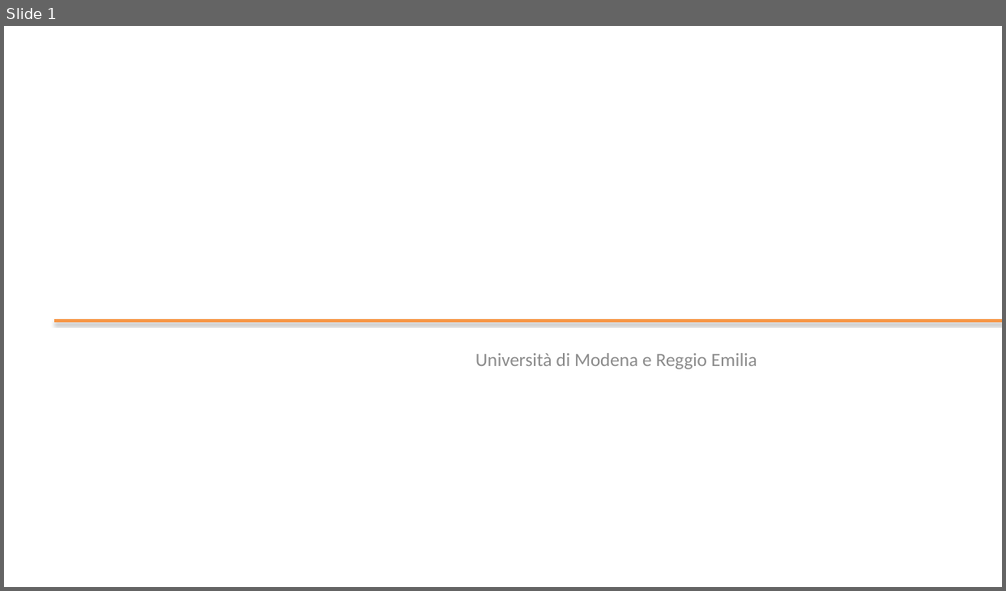
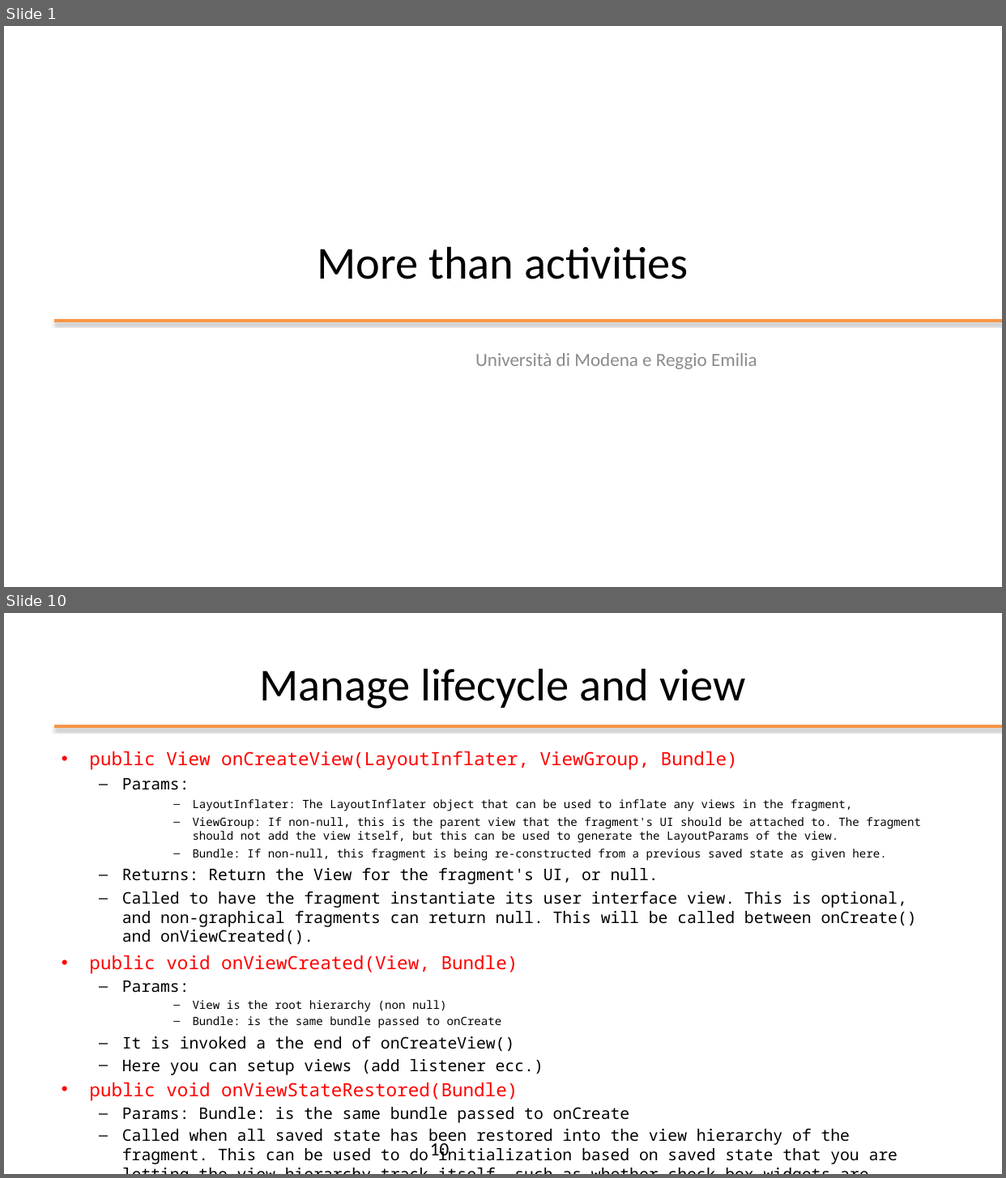
Before and after one commit to kevinmala00/ATTIVITA-PROGETTUALE, a slide deck: slides/05 - More than activities.pptx. Shown one above the other, each under a label of ours: slide 1 before the commit, slides 1 and 10 after it; the slides between them are not shown. The pictures are 1006x591 and 1006x1178 pixels, drawn with LibreOffice and Linux fonts; fonts in the diff are those of the drawing; background and template pictures are left out. Boxes give left, top, right and bottom in pixels: in the first picture for what was removed or moved away, otherwise in the second. Text is boxed around its words. In the diff, an @@ line names an element or a change of style, - is before the commit and + after.

```diff
--- a/slides/05 - More than activities.pptx
+++ b/slides/05 - More than activities.pptx
@@ slide 10 added at <box>4,613,1002,1174</box>, background #FFFFFF @@
@@ title added at <box>259,668,746,709</box>, 44 pt, text #000000 @@
+Manage lifecycle and view
@@ line added from (54, 726) to (1002, 726), #F79646 3 pt @@
@@ text added at <box>89,751,921,1165</box>, 15.4 pt, text #000000 @@
+• public View onCreateView(LayoutInflater, ViewGroup, Bundle)
+  – Params:
+      – LayoutInflater: The LayoutInflater object that can be used to inflate any views in the fragment,
+      – ViewGroup: If non-null, this is the parent view that the fragment's UI should be attached to. The fragment should not add the view itself, but this can be used to generate the LayoutParams of the view.
+      – Bundle: If non-null, this fragment is being re-constructed from a previous saved state as given here.
+  – Returns: Return the View for the fragment's UI, or null.
+  – Called to have the fragment instantiate its user interface view. This is optional, and non-graphical fragments can return null. This will be called between onCreate() and onViewCreated().
+• public void onViewCreated(View, Bundle)
+  – Params:
+      – View is the root hierarchy (non null)
+      – Bundle: is the same bundle passed to onCreate
+  – It is invoked a the end of onCreateView()
+  – Here you can setup views (add listener ecc.)
+• public void onViewStateRestored(Bundle)
+  – Params: Bundle: is the same bundle passed to onCreate
+  – Called when all saved state has been restored into the view hierarchy of the fragment. This can be used to do initialization based on saved state that you are letting the view hierarchy track itself, such as whether check box widgets are currently checked.
@@ page number added at <box>430,1140,449,1161</box>, 18 pt, text #000000 @@
+10
@@ slide 1 changed as well @@
@@ title added at <box>317,246,688,280</box>, 44 pt, text #000000 @@
+More than activities
```
Also in this commit, not shown: 36 other slides added, 1 slide removed.
